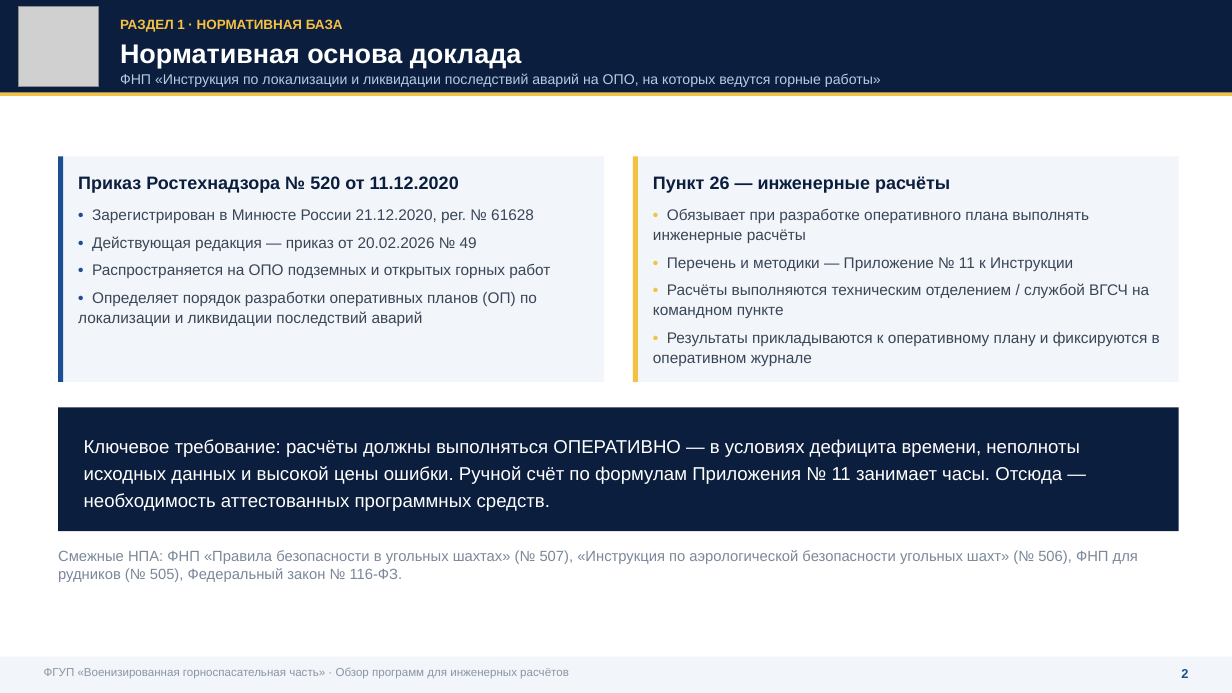
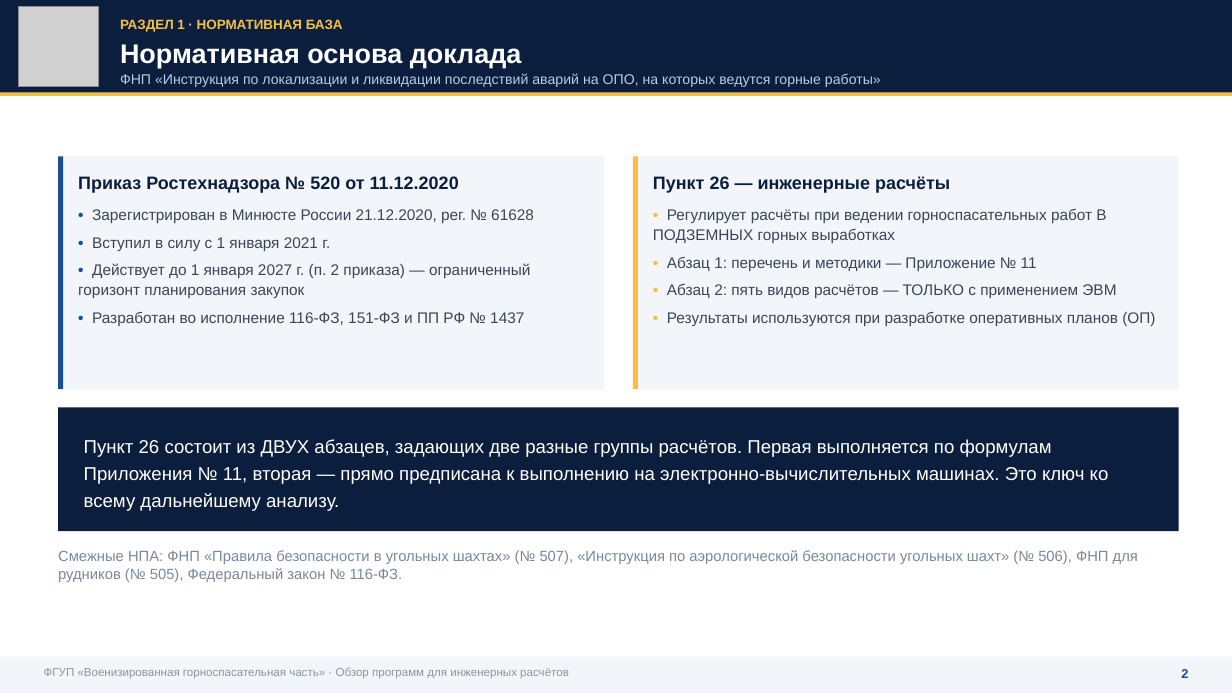
Before and after one commit to pvsistema/ventilation-system-design, a slide deck: slide 3 of public/VGSCH-doklad-PO-inzhenernye-raschety.pptx. Drawn at 1232x693 pixels with LibreOffice and Linux fonts; fonts in the diff are those of the drawing; grey boxes stand for pictures. Boxes give left, top, right and bottom in pixels: in the first picture for what was removed or moved away, otherwise in the second. Text is boxed around its words. In the diff, an @@ line names an element or a change of style, - is before the commit and + after.

```diff
--- a/public/VGSCH-doklad-PO-inzhenernye-raschety.pptx
+++ b/public/VGSCH-doklad-PO-inzhenernye-raschety.pptx
@@ rectangle: place and size @@
-rectangle at bbox=[58, 156, 604, 382]
+rectangle at bbox=[58, 156, 604, 389]
@@ rectangle: place and size @@
-rectangle at bbox=[58, 156, 64, 382]
+rectangle at bbox=[58, 156, 64, 389]
@@ rectangle: place and size @@
-rectangle at bbox=[633, 156, 1179, 382]
+rectangle at bbox=[633, 156, 1179, 389]
@@ rectangle: place and size @@
-rectangle at bbox=[633, 156, 639, 382]
+rectangle at bbox=[633, 156, 639, 389]
@@ text at bbox=[653, 209, 1155, 326]: text changed @@
-• Обязывает при разработке оперативного плана выполнять инженерные расчёты
-• Перечень и методики — Приложение № 11 к Инструкции
-• Расчёты выполняются техническим отделением / службой ВГСЧ на командном пункте
-• Результаты прикладываются к оперативному плану и фиксируются в оперативном журнале
+• Регулирует расчёты при ведении горноспасательных работ В ПОДЗЕМНЫХ горных выработках
+• Абзац 1: перечень и методики — Приложение № 11
+• Абзац 2: пять видов расчётов — ТОЛЬКО с применением ЭВМ
+• Результаты используются при разработке оперативных планов (ОП)
@@ text at bbox=[78, 237, 530, 326]: text changed @@
-• Действующая редакция — приказ от 20.02.2026 № 49
-• Распространяется на ОПО подземных и открытых горных работ
-• Определяет порядок разработки оперативных планов (ОП) по локализации и ликвидации последствий аварий
+• Вступил в силу с 1 января 2021 г.
+• Действует до 1 января 2027 г. (п. 2 приказа) — ограниченный горизонт планирования закупок
+• Разработан во исполнение 116-ФЗ, 151-ФЗ и ПП РФ № 1437
@@ text at bbox=[84, 439, 1109, 511]: text changed @@
-Ключевое требование: расчёты должны выполняться ОПЕРАТИВНО — в условиях дефицита времени, неполноты исходных данных и высокой цены ошибки. Ручной счёт по формулам Приложения № 11 занимает часы. Отсюда — необходимость аттестованных программных средств.
+Пункт 26 состоит из ДВУХ абзацев, задающих две разные группы расчётов. Первая выполняется по формулам Приложения № 11, вторая — прямо предписана к выполнению на электронно-вычислительных машинах. Это ключ ко всему дальнейшему анализу.
```
Also in this commit, not shown: 17 other slides changed, 3 slides added, 1 slide removed.
